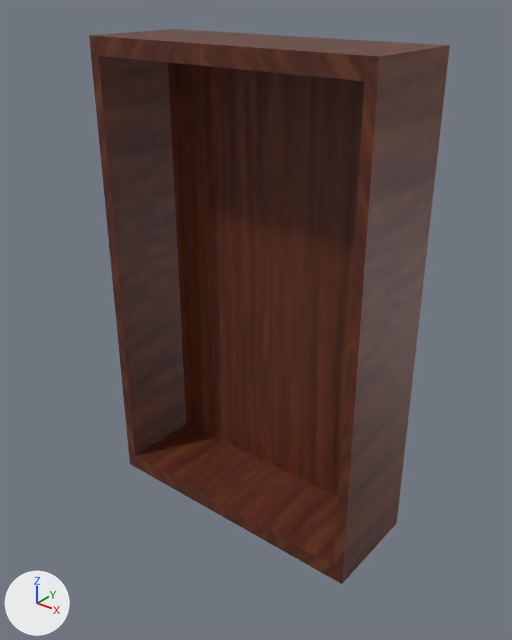
The Blender file Assets/Offline/Models/Bookshelf/Temporary Location for Blender/bookshelf.blend: old version first, new version second.
One viewpoint serves both versions: a camera (50 mm lens) standing at (2.89, -3.39, 2.08) and looking at (0.08, 0.12, -0.1). The axes (+X, +Y, +Z) are drawn at lower left. The lights are the same throughout.
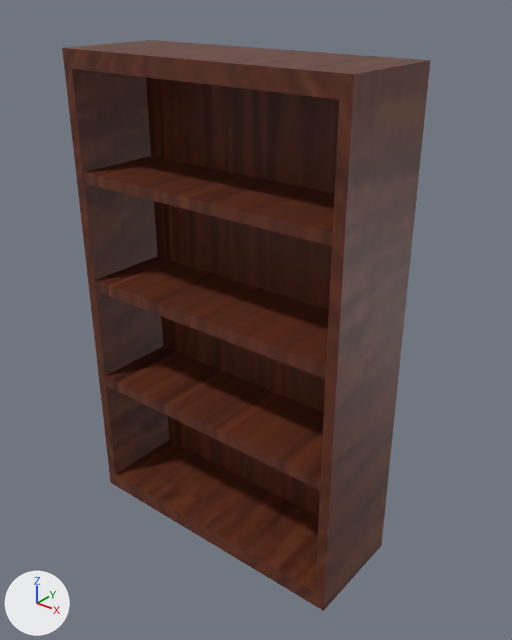
Commit message: progress on bookshelf model

The change, as a diff of the scene's bpy script:
```diff
--- a/Assets/Offline/Models/Bookshelf/Temporary Location for Blender/bookshelf.blend.py
+++ b/Assets/Offline/Models/Bookshelf/Temporary Location for Blender/bookshelf.blend.py
@@ me_cube @@
 # used by ob_cube; location = (0.0, 0.0, 0.0); scale = (0.872, 0.837, 1.0)
-me_cube.from_pydata(...)  # 16 vertices, 14 faces; spans x -1.24..1.24, y -0.21..0.72, z -1.72..1.72
+me_cube.from_pydata(...)  # 76 vertices, 74 faces; spans x -1.24..1.24, y -0.48..0.46, z -1.79..1.66
+# me_cube part 1: the whole mesh is rebuilt
 me_cube.materials.append(mat_dark_wood)
```

Boxes [x1, y1, x2, y2] around the edits, measured in the pictures (512 x 640 px):
'Cube', reshaped: before [89, 29, 450, 584]; after [62, 40, 430, 611]
